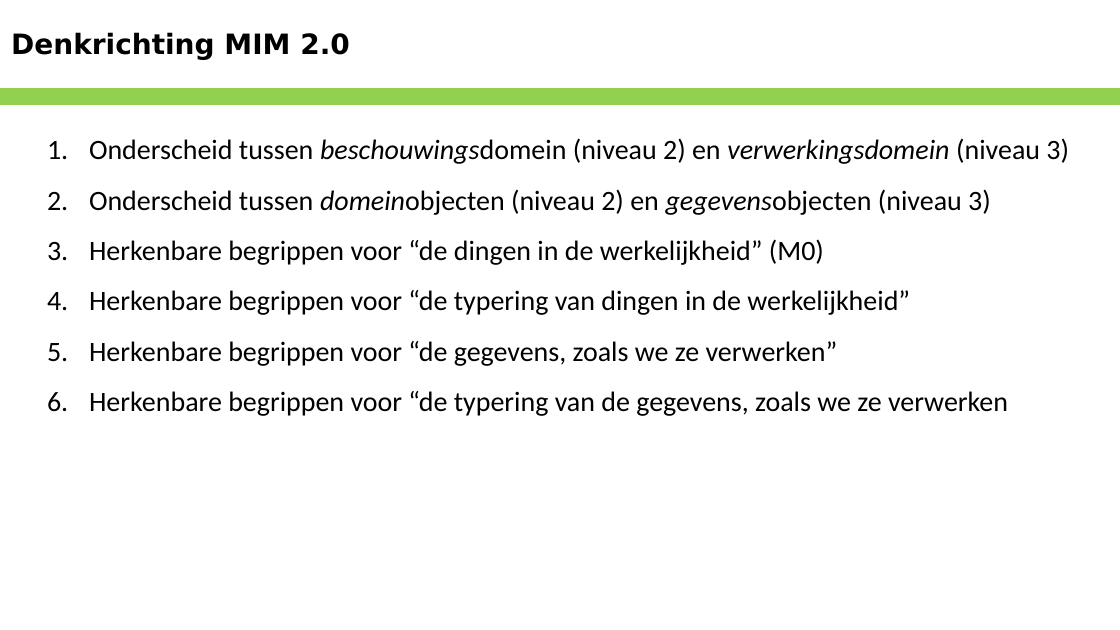
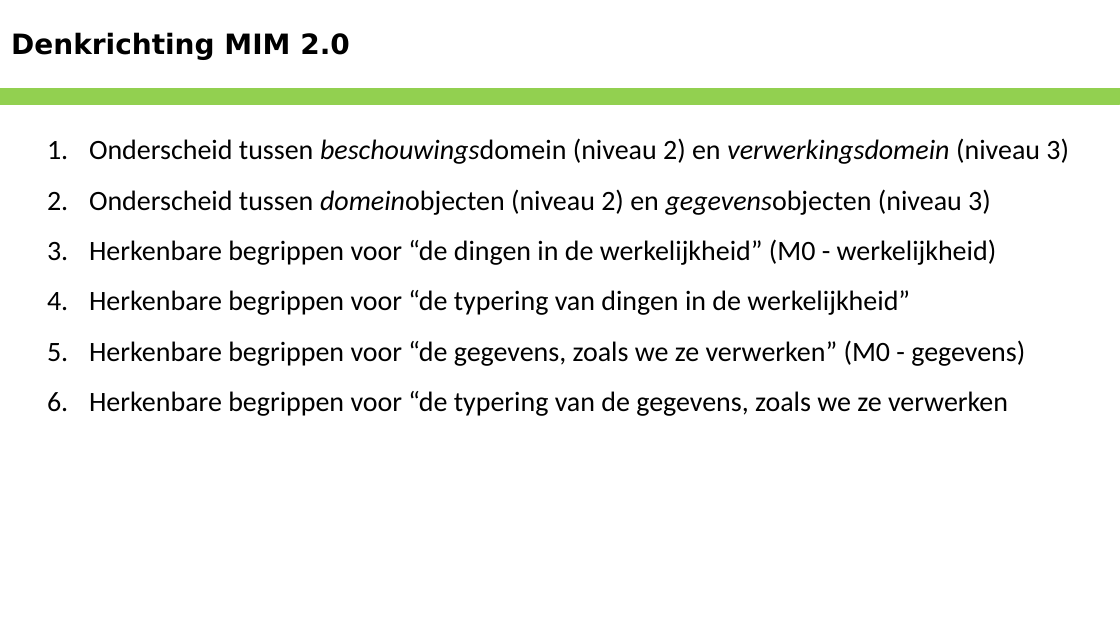
Before and after one commit to Geonovum/MIM-Werkomgeving, a slide deck: slide 7 of Werkversie/presentaties/MIM 2.0 Gedachten en denkrichting.pptx. Drawn at 1120x630 pixels with LibreOffice and Linux fonts; fonts in the diff are those of the drawing; background and template pictures are left out. Boxes give left, top, right and bottom in pixels: in the first picture for what was removed or moved away, otherwise in the second. Text is boxed around its words. In the diff, an @@ line names an element or a change of style, - is before the commit and + after.

Commit message:
Typo's

```diff
--- a/Werkversie/presentaties/MIM 2.0 Gedachten en denkrichting.pptx
+++ b/Werkversie/presentaties/MIM 2.0 Gedachten en denkrichting.pptx
@@ text at (89, 239, 997, 265): text changed @@
-3. Herkenbare begrippen voor “de dingen in de werkelijkheid” (M0)
+3. Herkenbare begrippen voor “de dingen in de werkelijkheid” (M0 - werkelijkheid)
@@ text at (89, 340, 1025, 366): text changed @@
-5. Herkenbare begrippen voor “de gegevens, zoals we ze verwerken”
+5. Herkenbare begrippen voor “de gegevens, zoals we ze verwerken” (M0 - gegevens)
```
Also in this commit, not shown: 3 other slides changed.
